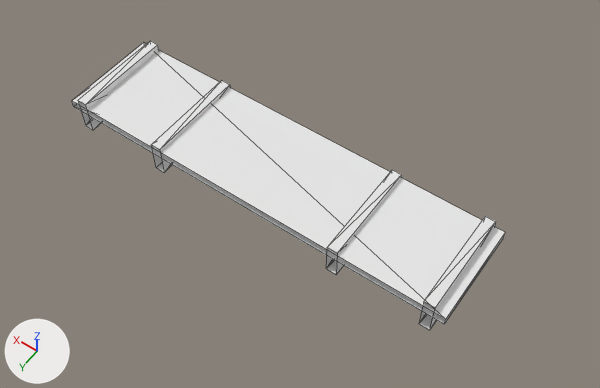
The OBJ model Assets/GameAssets/Art/Models/Railroad/Track/BridgeBase.obj: old version first, new version second.
One viewpoint serves both versions: a 50 mm camera at (-2.94, 3.23, 5.6) aimed at (-0.28, -0.49, -0.26). Arrows for +X, +Y and +Z are at lower left; the lights stay in place. The first picture is the older version. Mesh edges are drawn as thin lines. Where no turn or scale is listed for an object, it has been applied to the vertices.

In view in the first picture: 'BridgeBase'.
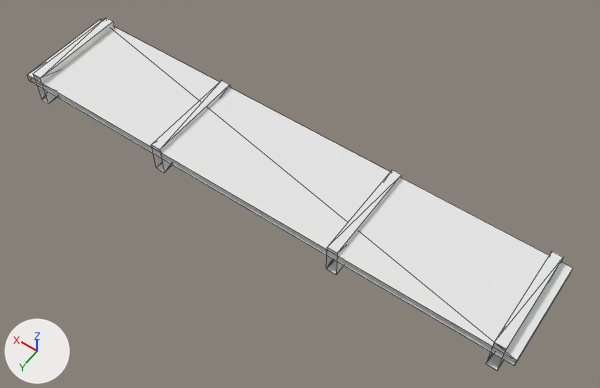
Boxes (x1, y1, x2, y2) around the edits, measured in the pictures (600 x 388 px; the box of a moved part takes in the faces that stretch with it):
'BridgeBase', reshaped (26% wider, 22% taller)
    before: (72, 41, 505, 330)
    after: (27, 18, 573, 370)
part 1 of me_bridgebase, moved or reshaped
    before: (72, 43, 505, 324)
    after: (27, 20, 573, 365)
part 2 of me_bridgebase, moved or reshaped
    before: (419, 216, 496, 330)
    after: (486, 251, 563, 370)
part 3 of me_bridgebase, moved or reshaped
    before: (78, 41, 159, 130)
    after: (33, 18, 114, 104)

The edits, one by one:
me_bridgebase is used by ob_bridgebase; location (0.0, 0.0, 0.0).
me_bridgebase had 40 vertices, 40 faces and spanned x -2.0..2.0, y -1.0..0.0, z -0.3..0.05.
me_bridgebase now has 40 vertices, 40 faces and spans x -2.6..2.6, y -1.0..0.0, z -0.3..0.05.
me_bridgebase part 1: the loose piece of 8 vertices spanning x -2.0..2.0, y -1.0..0.0, z -0.1..-0.02 is scaled about its middle by (1.3, 1, 1).
me_bridgebase part 2: the loose piece of 8 vertices spanning x -1.9..-1.8, y -1.0..0.0, z -0.3..0.05 is moved by (-0.6, 0.0, 0.0).
me_bridgebase part 3: the loose piece of 8 vertices spanning x 1.8..1.9, y -1.0..0.0, z -0.3..0.05 is moved by (0.6, 0.0, 0.0).
